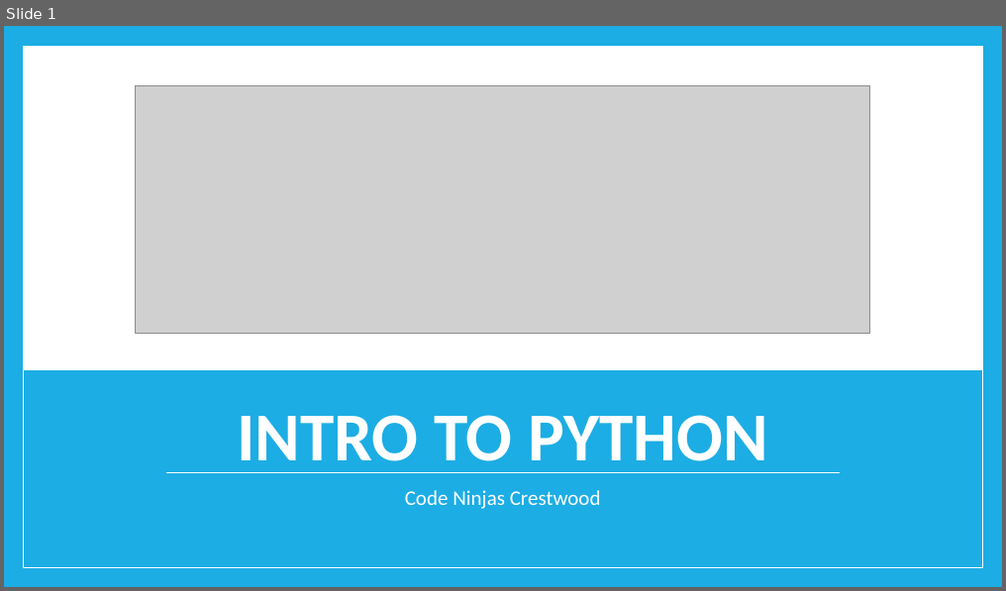
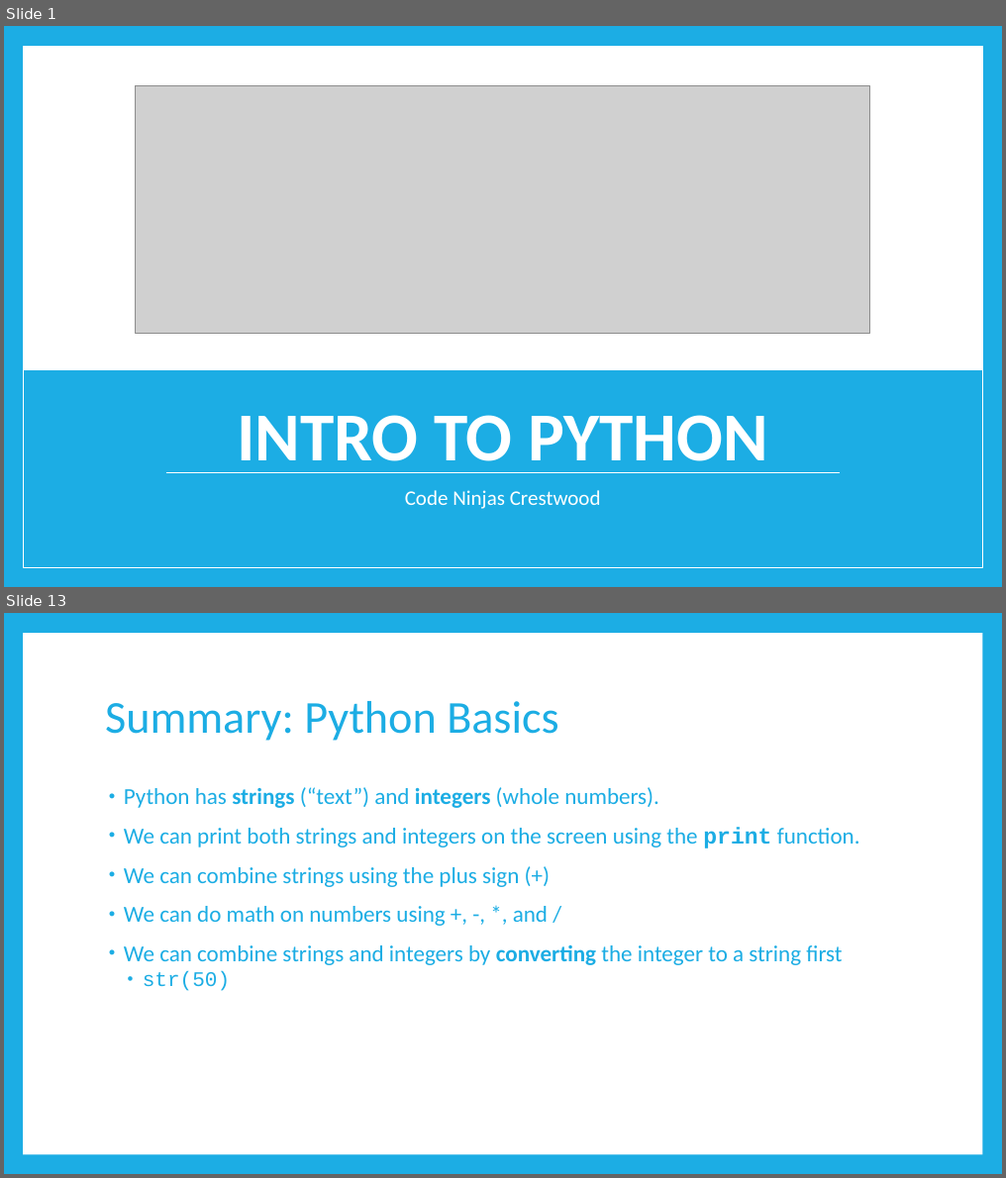
Before and after one commit to TristinSchlauch11/code-ninjas-python, a slide deck: Intro to Python.pptx. Shown one above the other, each under a label of ours: slide 1 before the commit, slides 1 and 13 after it; the slides between them are not shown. The pictures are 1006x591 and 1006x1178 pixels, drawn with LibreOffice and Linux fonts; fonts in the diff are those of the drawing; grey boxes stand for pictures. Boxes give left, top, right and bottom in pixels: in the first picture for what was removed or moved away, otherwise in the second. Text is boxed around its words. In the diff, an @@ line names an element or a change of style, - is before the commit and + after.

Commit message:
Updated PowerPoint, done basics, variables, and inputs

```diff
--- a/Intro to Python.pptx
+++ b/Intro to Python.pptx
@@ slide 13 added at box(4, 613, 1002, 1174), background #1CADE4 @@
@@ rectangle added at box(23, 633, 982, 1155), fill #FFFFFF @@
@@ title added at box(105, 701, 558, 741), 44 pt, text #1CADE4 @@
+Summary: Python Basics
@@ text added at box(124, 787, 860, 991), 22 pt, text #1CADE4 @@
+• Python has strings (“text”) and integers (whole numbers).
+• We can print both strings and integers on the screen using the print function.
+• We can combine strings using the plus sign (+)
+• We can do math on numbers using +, -, *, and /
+• We can combine strings and integers by converting the integer to a string first
+  • str(50)
```
Also in this commit, not shown: 3 slides changed, 17 other slides added, 1 other file.
